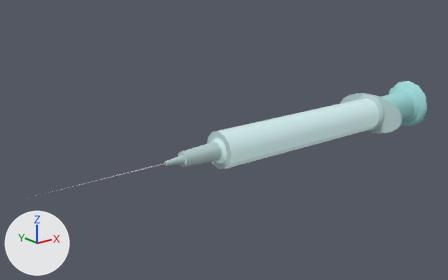
The OBJ model assets/models/narcotics/syringe.obj as it was, and as the next commit left it.
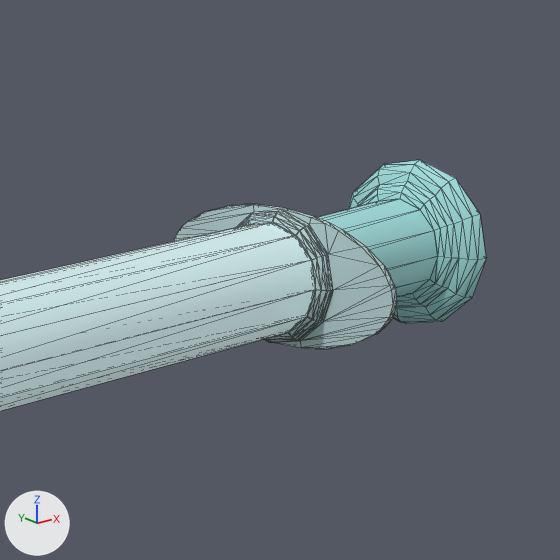
Old and new are each drawn whole from a 50 mm camera at (-11.96, -12.3, 6.02) aimed at (-1.63, 0.61, 0.86) and again close up on the part from 65% to 100% of the width and 13% to 69% of the height. Every picture has the same lights, and +X, +Y and +Z are marked at lower left. The close-ups show mesh edges as thin lines. Where no turn or scale is listed for an object, it has been applied to the vertices. Vertices at the same position are counted once.

Objects in the first close-up: 'sy_Shape_1'.
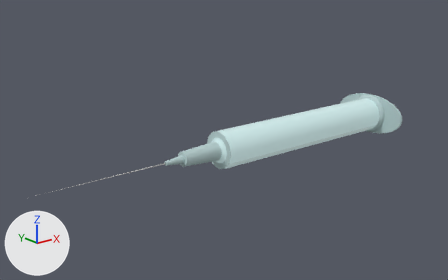
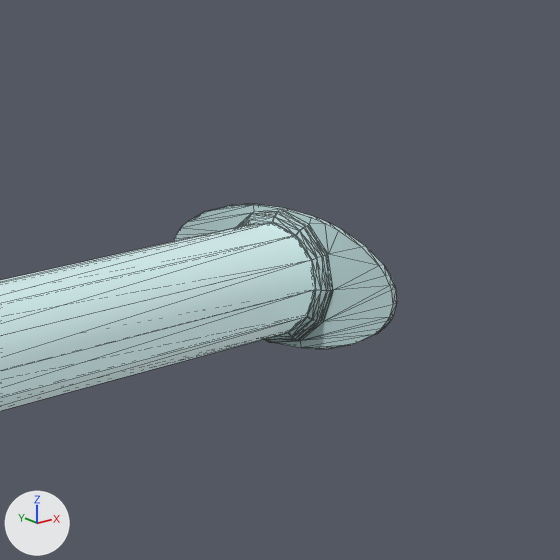
Scene script edits in JSON lines:
```json
{"block": "me_sy_shape_1", "where": "me_sy_shape_1.from_pydata(...)  # 744 vertices, 1288 faces; spans x -7.73..5.95, y -1.24..1.24, z 0.02..1.64"}
{"block": "me_sy_shape_1", "where": "# used by ob_sy_shape_1; location = (0.0, 0.0, 0.0)"}
{"block": "me_sy_shape_1", "change": "me_sy_shape_1 part 1: the loose piece of 84 vertices spanning x 5.67..5.95, y -0.8..0.82, z 0.02..1.64 is deleted"}
{"block": "me_sy_shape_1", "change": "me_sy_shape_1 part 2: the loose piece of 24 vertices spanning x -0.84..5.68, y -0.46..0.48, z 0.36..1.3 is deleted"}
{"op": "remove", "block": "me_sy_shape_1", "code": "me_sy_shape_1.materials.append(mat_syringemtl7)  # black #000000"}
{"op": "remove", "block": "me_sy_shape_1", "code": "me_sy_shape_1.materials.append(mat_syringemtl8)  # cyan #a2dcdc"}
{"op": "remove", "block": "me_sy_shape_1", "code": "me_sy_shape_1.materials.append(mat_syringemtl1)  # cyan #a2dcdc"}
```

Changed parts and their boxes [x1, y1, x2, y2] in the close-ups (560 x 560 px):
```json
{"object": "sy_Shape_1", "change": "reshaped", "before": [0, 160, 486, 411], "after": [0, 204, 397, 411]}
{"part": 1, "of": "me_sy_shape_1", "change": "deleted", "before": [347, 160, 486, 324], "on screen": "cyan"}
{"part": 2, "of": "me_sy_shape_1", "change": "deleted", "before": [317, 199, 438, 297], "on screen": "cyan"}
```
